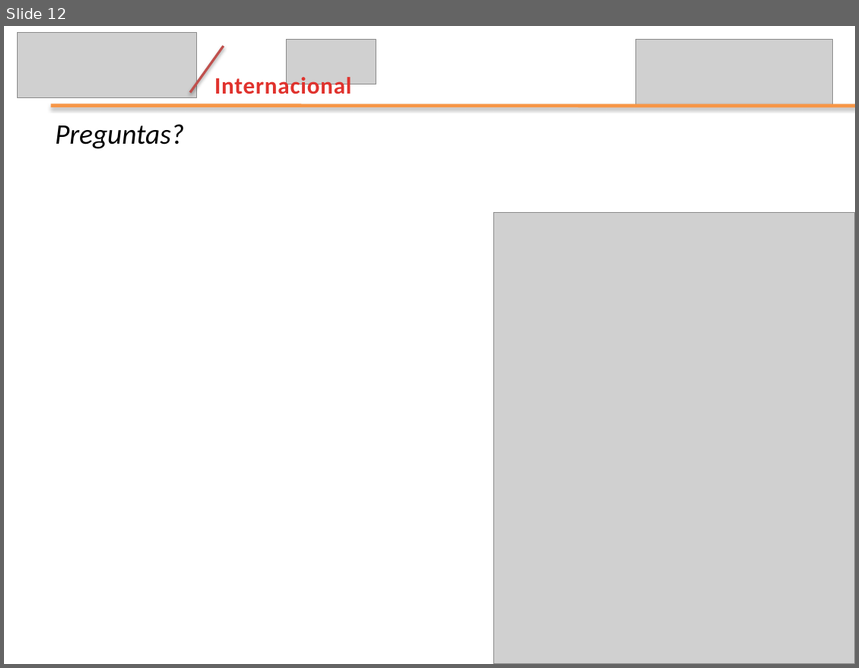
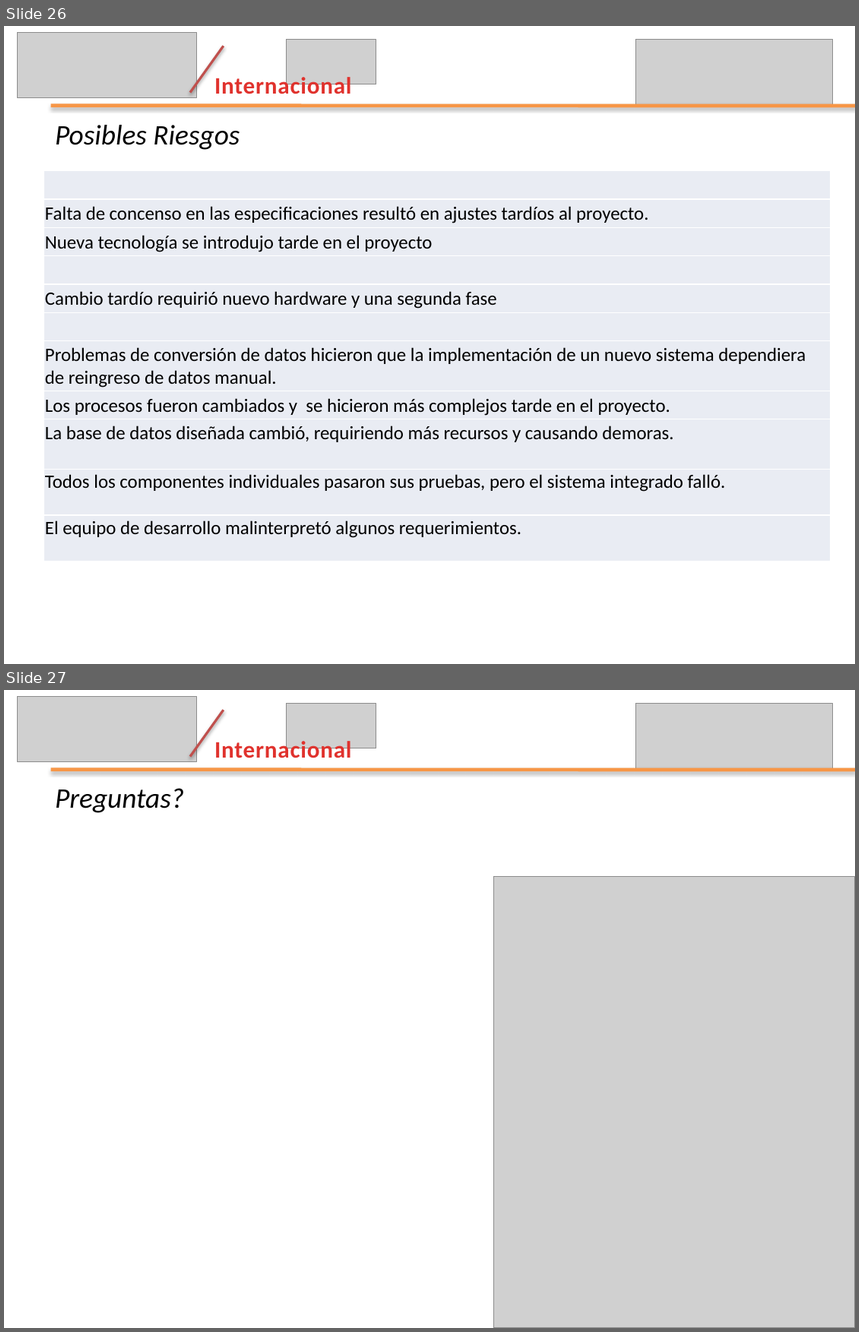
Before and after one commit to leseroth/ingenium-managment, a slide deck: CSOF5100 Proyecto 1/Tercera Entrega/EntregaFinalIngenium.pptx. Shown one above the other, each under a label of ours: slide 12 before the commit, slides 26 and 27 after it. The pictures are 859x668 and 859x1332 pixels, drawn with LibreOffice and Linux fonts; fonts in the diff are those of the drawing; grey boxes stand for pictures. Boxes give left, top, right and bottom in pixels: in the first picture for what was removed or moved away, otherwise in the second. Text is boxed around its words. In the diff, an @@ line names an element or a change of style, - is before the commit and + after.

```diff
--- a/CSOF5100 Proyecto 1/Tercera Entrega/EntregaFinalIngenium.pptx
+++ b/CSOF5100 Proyecto 1/Tercera Entrega/EntregaFinalIngenium.pptx
@@ slide 26 added at (4, 26, 855, 664), background #FFFFFF @@
@@ picture added at (18, 33, 197, 98) @@
@@ line added from (190, 92) to (224, 46), #C0504D 2 pt @@
@@ picture added at (287, 40, 377, 85) @@
@@ picture added at (636, 40, 833, 106) @@
@@ text added at (215, 74, 351, 94), 20 pt, text gradient #E0322D to #A2201C, bold @@
+Internacional
@@ line added from (51, 106) to (855, 106), #F79646 3 pt @@
@@ text added at (55, 125, 240, 150), 24 pt, text #000000, italic @@
+Posibles Riesgos
@@ table added at (44, 170, 831, 561), 11 rows, 1 columns @@
+
+Falta de concenso en las especificaciones resultó en ajustes tardíos al proyecto.
+Nueva tecnología se introdujo tarde en el proyecto
+
+Cambio tardío requirió nuevo hardware y una segunda fase
+
+Problemas de conversión de datos hicieron que la implementación de un nuevo sistema dependiera de reingreso de datos manual.
+Los procesos fueron cambiados y se hicieron más complejos tarde en el proyecto.
+La base de datos diseñada cambió, requiriendo más recursos y causando demoras.
+Todos los componentes individuales pasaron sus pruebas, pero el sistema integrado falló.
+El equipo de desarrollo malinterpretó algunos requerimientos.
@@ what was slide 12 is now slide 27 @@
```
Also in this commit, not shown: 2 slides changed, 16 other slides added, 2 slides removed.
